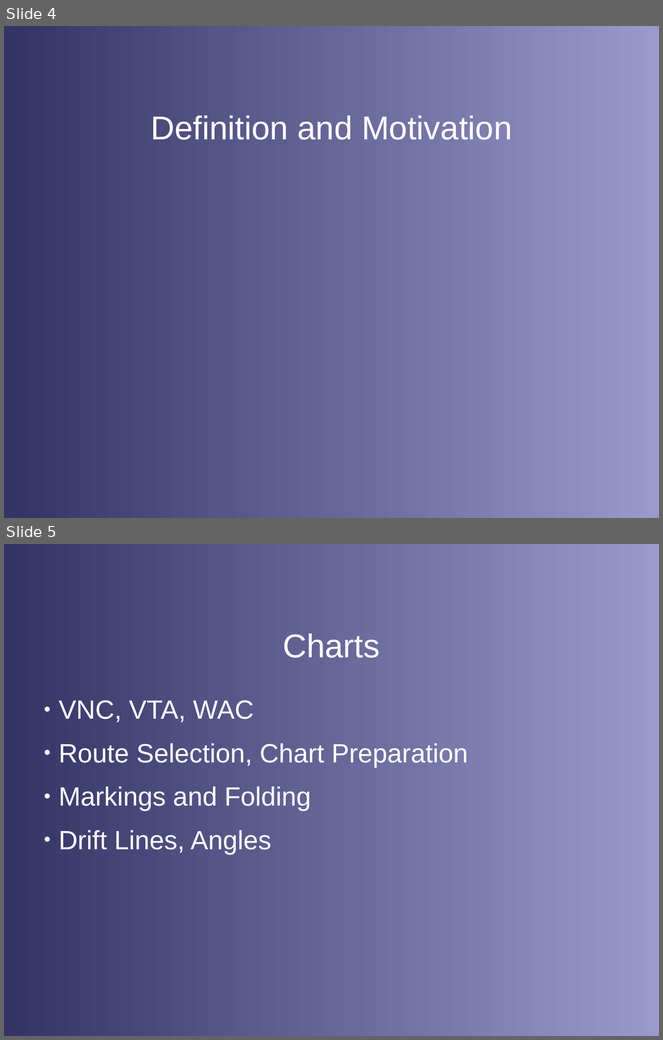
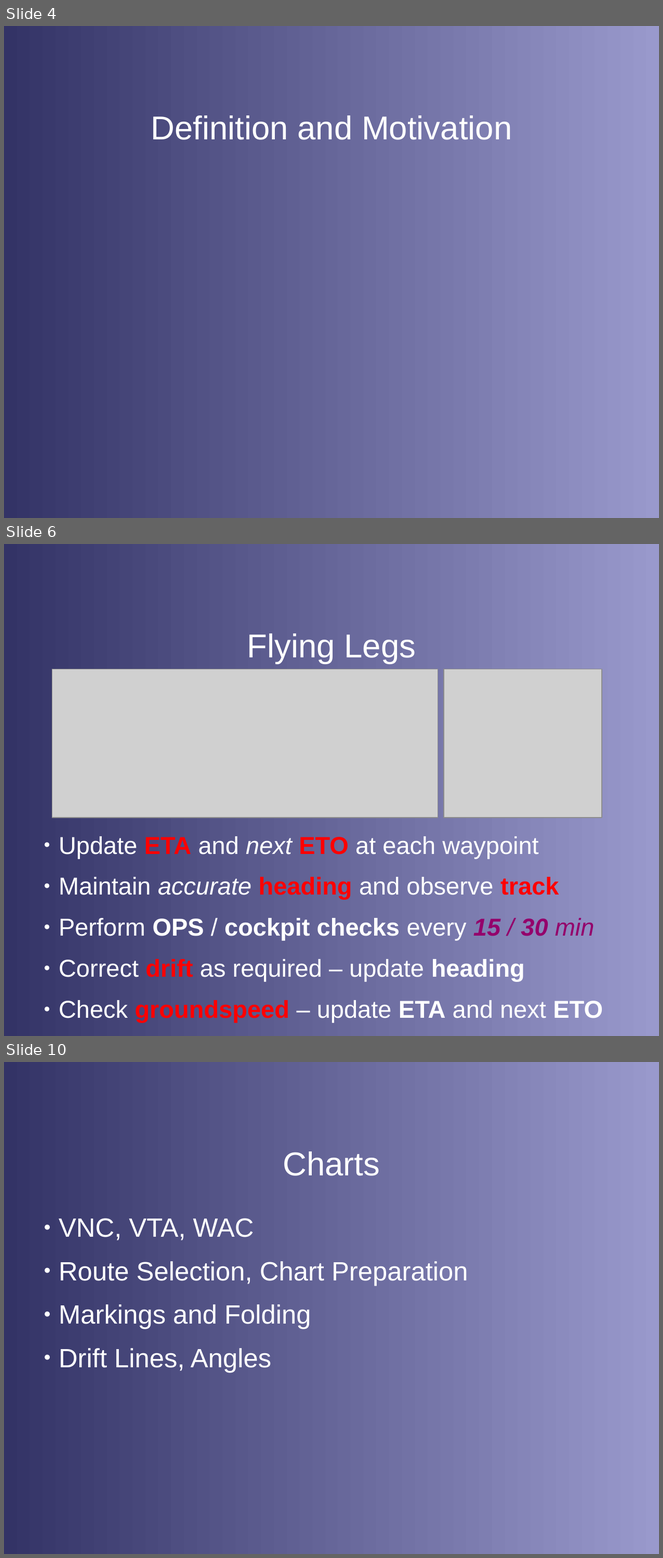
Before and after one commit to stephanheinemann/flight, a slide deck: FI/Navigation/Navigation.odp. Shown one above the other, each under a label of ours: slides 4 and 5 before the commit, slides 4, 6 and 10 after it; the slides between them are not shown. The pictures are 663x1040 and 663x1558 pixels, drawn with LibreOffice and Linux fonts; fonts in the diff are those of the drawing; grey boxes stand for pictures; background and template pictures are left out. Boxes give left, top, right and bottom in pixels: in the first picture for what was removed or moved away, otherwise in the second. Text is boxed around its words. In the diff, an @@ line names an element or a change of style, - is before the commit and + after.

```diff
--- a/FI/Navigation/Navigation.odp
+++ b/FI/Navigation/Navigation.odp
@@ slide 6 added at (4, 544, 659, 1036), background gradient #333366 to #9999CC @@
@@ title added at (247, 633, 416, 664), 40 pt, text #FFFFFF @@
+Flying Legs
@@ picture added at (52, 669, 438, 818) @@
@@ picture added at (444, 669, 602, 818) @@
@@ text added at (59, 836, 603, 1022), 29.6 pt, text #FFFFFF @@
+● Update ETA and next ETO at each waypoint
+● Maintain accurate heading and observe track
+● Perform OPS / cockpit checks every 15 / 30 min
+● Correct drift as required – update heading
+● Check groundspeed – update ETA and next ETO
@@ what was slide 5 is now slide 10 @@
```
Also in this commit, not shown: 4 other slides added, 16 other files.
